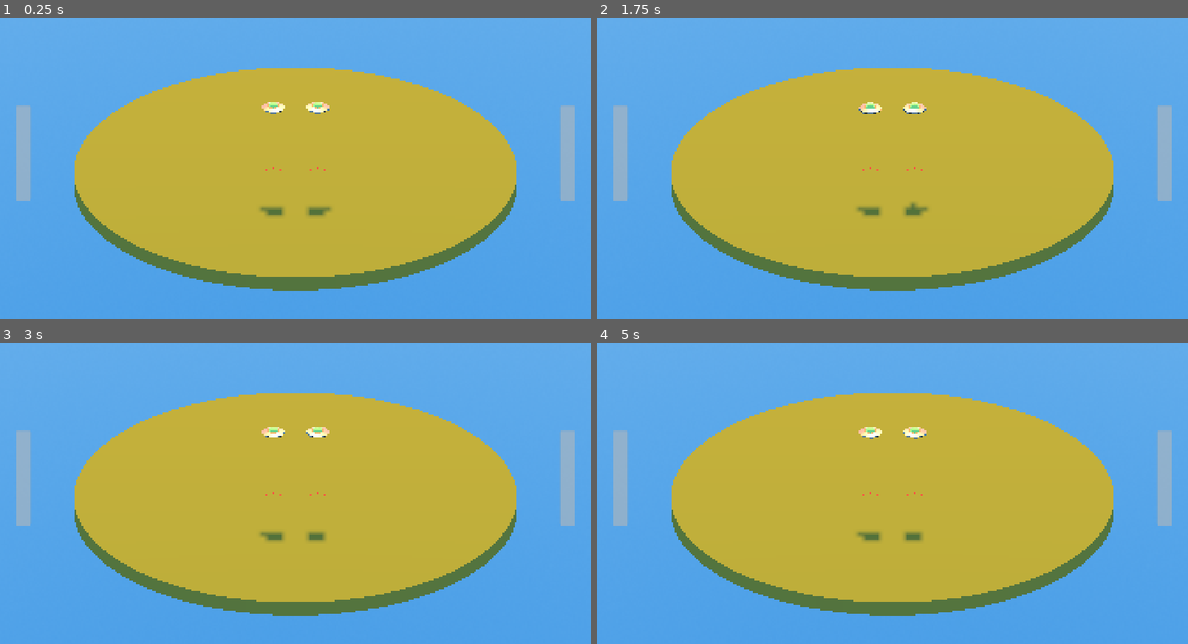
Above: before the commit, frames 1-4 (two rows, left to right).
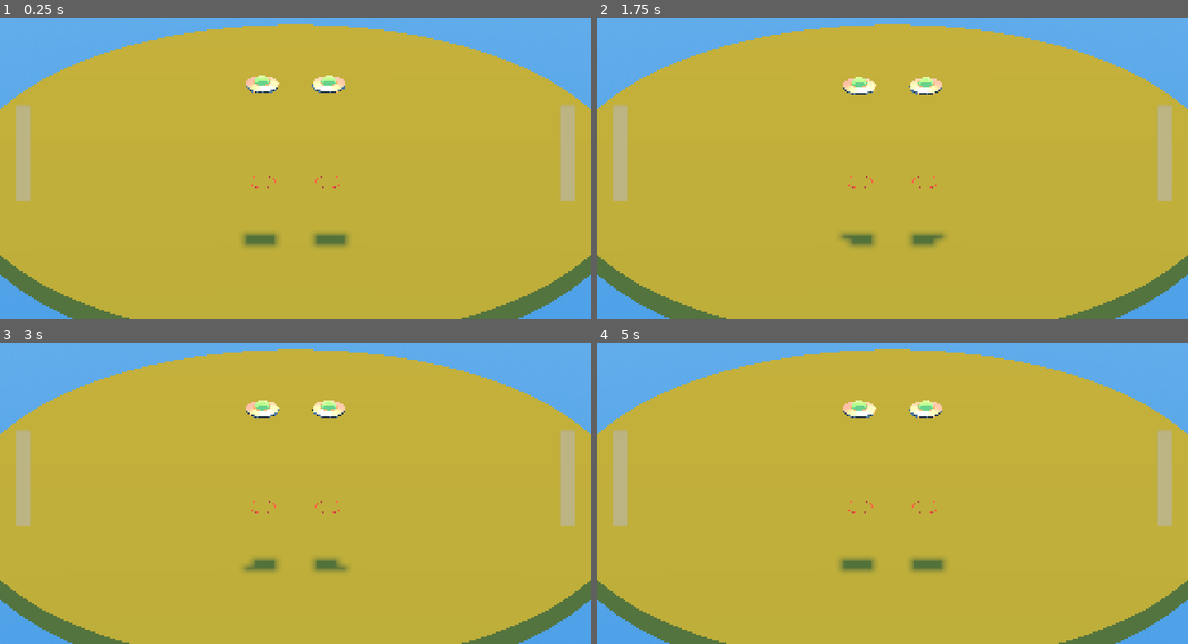
Above: after the commit, the same moments.

Repository: darkwingdck/ufo-game
Game: Godot game, scene res://Scenes/game.tscn
Two runs of this game, one before a commit and one after it. Both use one fixed random seed, a clock stepped at 60 frames per second and the inputs below.
Inputs (mouse positions are in pixels of both pictures, inside the frame that each line leads up to):
- Up to frame 1 (0.25 s): no input
- Up to frame 2 (1.75 s): move the mouse to (1022, 135) at 0.52 s; press the mouse at (1022, 135) at 0.53 s; move the mouse to (862, 153) at 1.27 s; release the mouse at (862, 153) at 1.28 s; click (862, 153) at 1.35 s
- Up to frame 3 (3 s): move the mouse to (307, 472) at 2.02 s; press the mouse at (307, 472) at 2.03 s; move the mouse to (289, 484) at 2.77 s; release the mouse at (289, 484) at 2.78 s; click (289, 484) at 2.85 s
- Up to frame 4 (5 s): move the mouse to (933, 481) at 3.52 s; press the mouse at (933, 481) at 3.53 s; move the mouse to (845, 475) at 4.27 s; release the mouse at (845, 475) at 4.28 s; click (845, 475) at 4.35 s

The runs differ from the first frame. In frame 1, 49% of the frame differs, in the area x 0-100%, y 1-100%; in frame 2, 49%; in frame 3, 48%; in frame 4, 49%.

Commit message:
folowing camera

Diff:
--- a/Scenes/camera.gd
+++ b/Scenes/camera.gd
@@ -9,8 +9,25 @@
 var shake_cooldown := 0.0
 @export var min_interval := 0.5
 
+@export var player_1: CharacterBody3D = null
+@export var player_2: CharacterBody3D = null
+@export var current_size: float = 45
+
 
 func _process(delta: float) -> void:
+	set_shake(delta)
+	set_custom_size()
+	set_custom_position()
+
+func set_custom_position() -> void:
+	var middle: Vector3 = player_1.global_position.lerp(player_2.global_position, 0.5)
+	get_parent_node_3d().position.x = middle.x
+	get_parent_node_3d().position.z = middle.z
+
+func set_custom_size() -> void:
+	size = max(30.0, player_1.global_position.distance_to(player_2.global_position))
+
+func set_shake(delta: float) -> void:
 	if shake_cooldown > 0.0:
 		shake_cooldown -= delta
 
@@ -28,6 +45,7 @@
 	h_offset = offset.x
 	v_offset = offset.y
 
+
 func trigger_shake(amount: float = -1.0) -> void:
 	if shake_cooldown > 0.0:
 		return
--- a/Scenes/game.tscn
+++ b/Scenes/game.tscn
@@ -72,13 +72,15 @@
 [node name="CameraPivot" type="Marker3D" parent="." unique_id=729180643]
 transform = Transform3D(1, 0, 0, 0, 0.88021255, 0.47458, 0, -0.47458, 0.88021255, 0, 10, 0)
 
-[node name="Camera3D" type="Camera3D" parent="CameraPivot" unique_id=1442154076]
+[node name="Camera3D" type="Camera3D" parent="CameraPivot" unique_id=1442154076 node_paths=PackedStringArray("player_1", "player_2")]
 transform = Transform3D(1, 0, 0, 0, 0.99999994, 0, 0, 0, 0.99999994, 0, -6.172, 81.242)
 attributes = SubResource("CameraAttributesPractical_rfjv2")
 projection = 1
 fov = 80.0
 size = 45.0
 script = ExtResource("5_wowpa")
+player_1 = NodePath("../../Player1")
+player_2 = NodePath("../../Player2")
 
 [node name="CanvasLayer" type="CanvasLayer" parent="." unique_id=1616566478]
 
